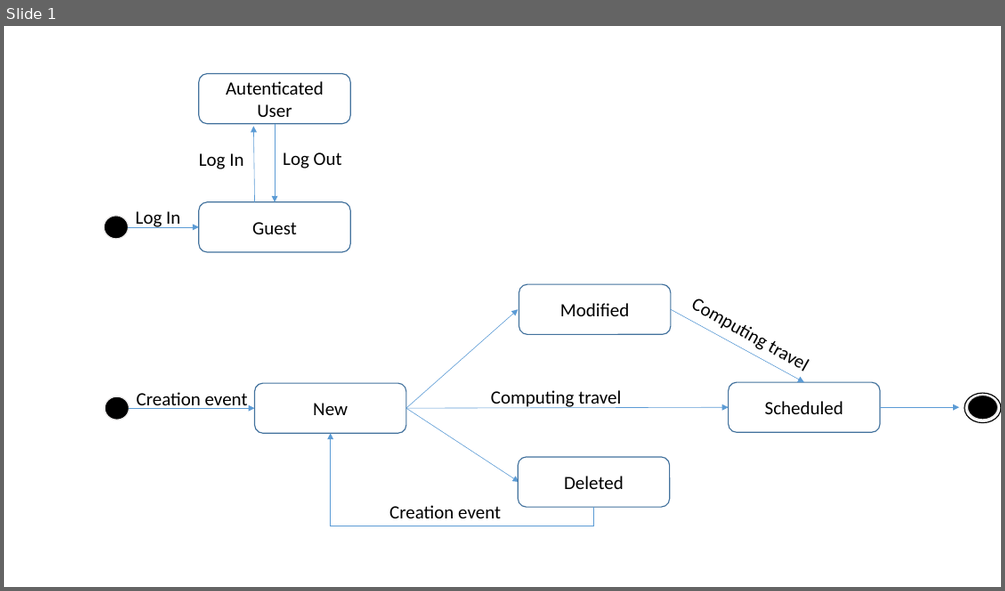
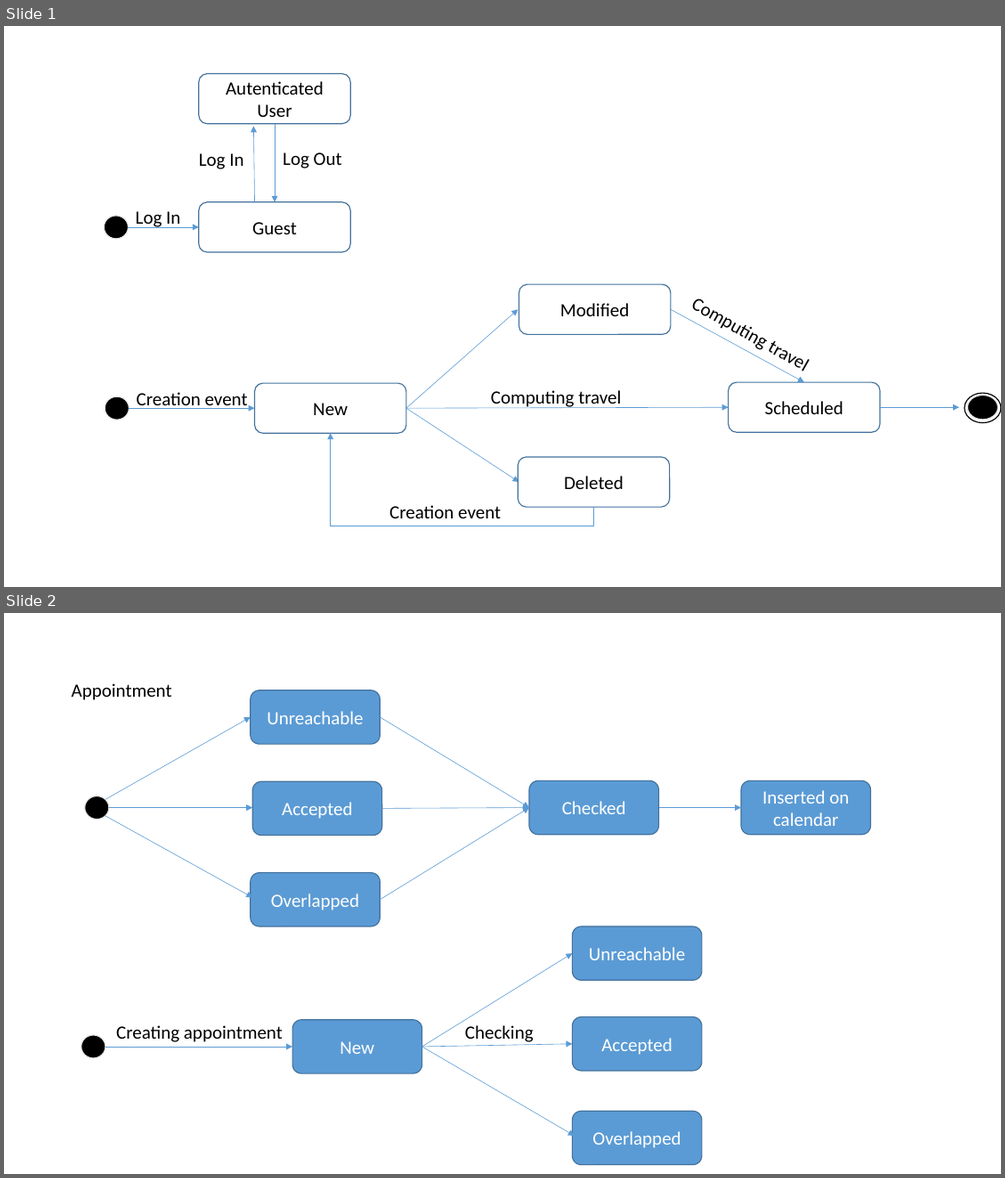
Before and after one commit to AndreaMazzeo289/RASD_DD_Travlendar, a slide deck: statechart.pptx. Shown one above the other, each under a label of ours: slide 1 before the commit, slides 1 and 2 after it. The pictures are 1005x591 and 1005x1178 pixels, drawn with LibreOffice and Linux fonts; fonts in the diff are those of the drawing. Boxes give left, top, right and bottom in pixels: in the first picture for what was removed or moved away, otherwise in the second. Text is boxed around its words. In the diff, an @@ line names an element or a change of style, - is before the commit and + after.

```diff
--- a/statechart.pptx
+++ b/statechart.pptx
@@ slide 2 added at (x1=4, y1=613, x2=1001, y2=1174), background #FFFFFF @@
@@ text added at (x1=72, y1=683, x2=172, y2=700), 18 pt, text #000000 @@
+Appointment
@@ rounded rectangle added at (x1=251, y1=690, x2=380, y2=744), fill #5B9BD5, outline #43739E 1 pt, 18 pt, text #FFFFFF @@
+Unreachable
@@ arrow added from (105, 799) to (251, 717), #5B9BD5 0.5 pt @@
@@ arrow added from (380, 717) to (529, 807), #5B9BD5 0.5 pt @@
@@ ellipse added at (x1=85, y1=796, x2=109, y2=819), fill #000000, outline #E7E6E6 1 pt @@
@@ rounded rectangle added at (x1=252, y1=781, x2=381, y2=835), fill #5B9BD5, outline #43739E 1 pt, 18 pt, text #FFFFFF @@
+Accepted
@@ rounded rectangle added at (x1=529, y1=780, x2=658, y2=835), fill #5B9BD5, outline #43739E 1 pt, 18 pt, text #FFFFFF @@
+Checked
@@ rounded rectangle added at (x1=741, y1=780, x2=871, y2=835), fill #5B9BD5, outline #43739E 1 pt, 18 pt, text #FFFFFF @@
+Inserted on calendar
@@ arrow added from (105, 816) to (252, 897), #5B9BD5 0.5 pt @@
@@ arrow added from (109, 807) to (252, 807), #5B9BD5 0.5 pt @@
@@ arrow added from (380, 900) to (529, 807), #5B9BD5 0.5 pt @@
@@ arrow added from (382, 808) to (529, 807), #5B9BD5 0.5 pt @@
@@ arrow added from (659, 807) to (741, 807), #5B9BD5 0.5 pt @@
@@ rounded rectangle added at (x1=251, y1=873, x2=380, y2=926), fill #5B9BD5, outline #43739E 1 pt, 18 pt, text #FFFFFF @@
+Overlapped
@@ rounded rectangle added at (x1=573, y1=926, x2=702, y2=981), fill #5B9BD5, outline #43739E 1 pt, 18 pt, text #FFFFFF @@
+Unreachable
@@ arrow added from (422, 1046) to (573, 953), #5B9BD5 0.5 pt @@
@@ ellipse added at (x1=81, y1=1035, x2=105, y2=1058), fill #000000, outline #E7E6E6 1 pt @@
@@ text added at (x1=116, y1=1025, x2=283, y2=1042), 18 pt, text #000000 @@
+Creating appointment
@@ rounded rectangle added at (x1=292, y1=1020, x2=422, y2=1074), fill #5B9BD5, outline #43739E 1 pt, 18 pt, text #FFFFFF @@
+New
@@ text added at (x1=465, y1=1025, x2=534, y2=1045), 18 pt, text #000000 @@
+Checking
@@ rounded rectangle added at (x1=573, y1=1017, x2=702, y2=1070), fill #5B9BD5, outline #43739E 1 pt, 18 pt, text #FFFFFF @@
+Accepted
@@ arrow added from (105, 1046) to (292, 1046), #5B9BD5 0.5 pt @@
@@ arrow added from (422, 1046) to (574, 1135), #5B9BD5 0.5 pt @@
@@ arrow added from (422, 1046) to (573, 1044), #5B9BD5 0.5 pt @@
@@ rounded rectangle added at (x1=573, y1=1111, x2=702, y2=1165), fill #5B9BD5, outline #43739E 1 pt, 18 pt, text #FFFFFF @@
+Overlapped
```
Also in this commit, not shown: 4 other files.
